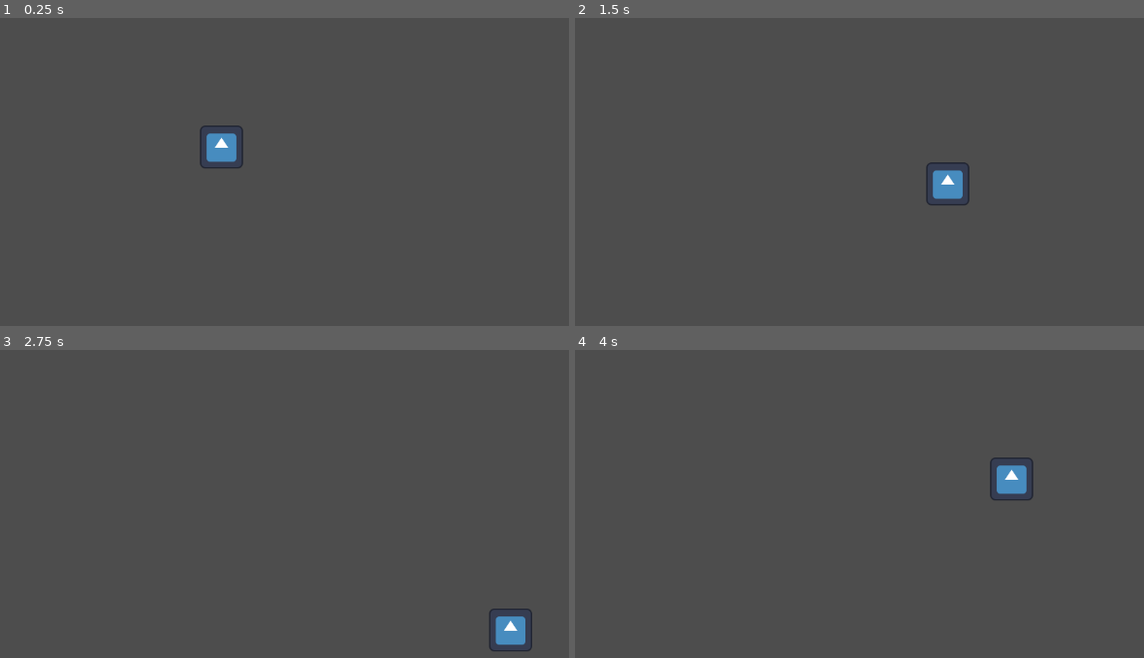
Above: before the commit, frames 1-4 (two rows, left to right).
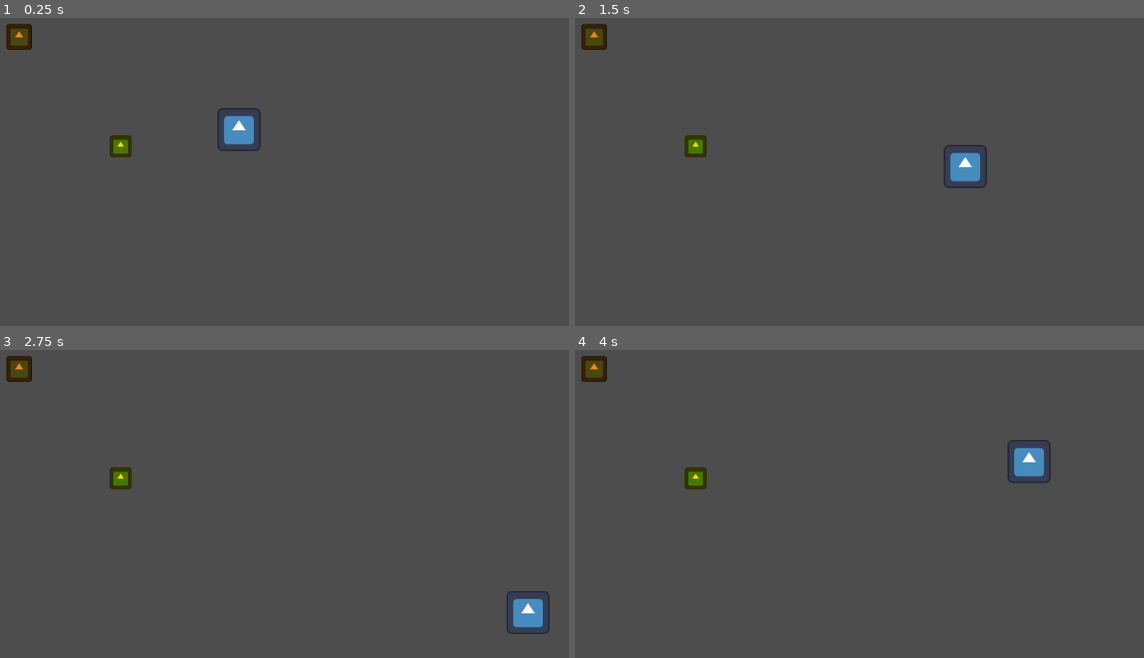
Above: after the commit, the same moments.

Repository: kurushimee/fear-the-weak
Game: Godot game, scene res://scenes/main.tscn
Two runs of this game, one before a commit and one after it. Both use one fixed random seed, a clock stepped at 60 frames per second and the inputs below. The engine's default icon, where the game draws it, is replaced by a stand-in: a white triangle on a blue panel in a dark square.
Inputs:
- Up to frame 1 (0.25 s): no input
- Up to frame 2 (1.5 s): tap Enter at 0.5 s; hold D (move_right) 0.53-1.28 s; hold Space (interact, bound only after the commit) 0.53-1.28 s; hold S (move_down) from 1.28 s (still down); tap Space (interact, bound only after the commit) at 1.35 s
- Up to frame 3 (2.75 s): release S (move_down) at 2.03 s; hold D (move_right) from 2.03 s (still down); hold Space (interact, bound only after the commit) from 2.03 s (still down)
- Up to frame 4 (4 s): release D (move_right) at 2.78 s; release Space (interact, bound only after the commit) at 2.78 s; hold W (move_up) 2.78-3.53 s; tap Space (interact, bound only after the commit) at 2.85 s; hold A (move_left) from 3.53 s (still down); hold Space (interact, bound only after the commit) from 3.53 s (still down)

The runs differ from the first frame. In frame 1, 1.7% of the frame differs, in the area x 1-46%, y 1-49%; in frame 2, 1.7%; in frame 3, 1.7%; in frame 4, 1.7%.

Commit message:
feat: add basic interaction

Diff:
--- a/project.godot
+++ b/project.godot
@@ -10,7 +10,7 @@
 
 [application]
 
-config/name="Fear The Weak"
+config/name="Echoes Whisper"
 run/main_scene="uid://c6frfb6s7uegs"
 config/features=PackedStringArray("4.4", "GL Compatibility")
 config/icon="res://icon.svg"
@@ -49,6 +49,18 @@
 , Object(InputEventJoypadButton,"resource_local_to_scene":false,"resource_name":"","device":-1,"button_index":12,"pressure":0.0,"pressed":true,"script":null)
 ]
 }
+interact={
+"deadzone": 0.5,
+"events": [Object(InputEventKey,"resource_local_to_scene":false,"resource_name":"","device":-1,"window_id":0,"alt_pressed":false,"shift_pressed":false,"ctrl_pressed":false,"meta_pressed":false,"pressed":false,"keycode":0,"physical_keycode":32,"key_label":0,"unicode":32,"location":0,"echo":false,"script":null)
+, Object(InputEventJoypadButton,"resource_local_to_scene":false,"resource_name":"","device":-1,"button_index":0,"pressure":0.0,"pressed":true,"script":null)
+]
+}
+
+[layer_names]
+
+2d_physics/layer_1="World"
+2d_physics/layer_2="Player"
+2d_physics/layer_3="Interactable"
 
 [physics]
 
--- a/scenes/levels/gym.tscn
+++ b/scenes/levels/gym.tscn
@@ -1,3 +1,15 @@
-[gd_scene format=3 uid="uid://jisgdhf1or07"]
+[gd_scene load_steps=3 format=3 uid="uid://jisgdhf1or07"]
+
+[ext_resource type="PackedScene" uid="uid://j8310dctoxdc" path="res://scenes/objects/radio.tscn" id="2_u6nip"]
+[ext_resource type="PackedScene" uid="uid://c3c4tswrdhj0p" path="res://scenes/objects/collectible.tscn" id="3_n4mda"]
 
 [node name="Gym" type="Node2D"]
+
+[node name="Collectible" parent="." instance=ExtResource("3_n4mda")]
+position = Vector2(400, 350)
+
+[node name="Radio" parent="." instance=ExtResource("2_u6nip")]
+position = Vector2(249, 187)
+
+[node name="Camera2D" type="Camera2D" parent="."]
+position = Vector2(550, 350)
--- a/scenes/main.tscn
+++ b/scenes/main.tscn
@@ -7,5 +7,10 @@
 
 [node name="Gym" parent="." instance=ExtResource("1_0wfyh")]
 
+[node name="Radio" parent="Gym" index="1" node_paths=PackedStringArray("player")]
+player = NodePath("../../Player")
+
 [node name="Player" parent="." instance=ExtResource("2_sugp2")]
 position = Vector2(576, 325)
+
+[editable path="Gym"]
--- /dev/null
+++ b/scenes/objects/collectible.tscn
@@ -0,0 +1,29 @@
+[gd_scene load_steps=5 format=3 uid="uid://c3c4tswrdhj0p"]
+
+[ext_resource type="Script" uid="uid://bvmlw55aiyh4s" path="res://scripts/gameplay/objects/collectible.gd" id="1_bcjjy"]
+[ext_resource type="Texture2D" uid="uid://deg7hoorwgpw8" path="res://icon.svg" id="2_yeglt"]
+[ext_resource type="Script" uid="uid://dy178k3wrfhwp" path="res://scripts/gameplay/interactable.gd" id="3_03wdo"]
+
+[sub_resource type="CircleShape2D" id="CircleShape2D_u3jlw"]
+radius = 32.0
+
+[node name="Collectible" type="Area2D"]
+collision_layer = 4
+collision_mask = 2
+script = ExtResource("1_bcjjy")
+
+[node name="CollisionShape2D" type="CollisionShape2D" parent="."]
+shape = SubResource("CircleShape2D_u3jlw")
+
+[node name="Sprite2D" type="Sprite2D" parent="."]
+modulate = Color(1, 0.85098, 0, 1)
+scale = Vector2(0.25, 0.25)
+texture = ExtResource("2_yeglt")
+
+[node name="AudioStreamPlayer" type="AudioStreamPlayer" parent="."]
+
+[node name="Interactable" type="Node" parent="."]
+script = ExtResource("3_03wdo")
+interaction_prompt = "Collect Key"
+
+[connection signal="interacted" from="Interactable" to="." method="_on_interacted"]
--- /dev/null
+++ b/scenes/objects/radio.tscn
@@ -0,0 +1,29 @@
+[gd_scene load_steps=6 format=3 uid="uid://j8310dctoxdc"]
+
+[ext_resource type="Script" uid="uid://bjvlqyxvq1hpf" path="res://scripts/gameplay/objects/radio.gd" id="1_radio"]
+[ext_resource type="Texture2D" uid="uid://deg7hoorwgpw8" path="res://icon.svg" id="2_hrs8c"]
+[ext_resource type="Script" uid="uid://dy178k3wrfhwp" path="res://scripts/gameplay/interactable.gd" id="2_interactable"]
+[ext_resource type="PackedScene" path="res://scenes/ui/radio_minigame_ui.tscn" id="3_minigame"]
+
+[sub_resource type="RectangleShape2D" id="RectangleShape2D_radio1"]
+size = Vector2(32, 32)
+
+[node name="Radio" type="StaticBody2D"]
+collision_layer = 4
+script = ExtResource("1_radio")
+
+[node name="CollisionShape2D" type="CollisionShape2D" parent="."]
+shape = SubResource("RectangleShape2D_radio1")
+
+[node name="Sprite2D" type="Sprite2D" parent="."]
+modulate = Color(1, 0.513726, 0.0823529, 1)
+scale = Vector2(0.3, 0.3)
+texture = ExtResource("2_hrs8c")
+
+[node name="Interactable" type="Node" parent="."]
+script = ExtResource("2_interactable")
+interaction_prompt = "tune radio"
+
+[node name="RadioMinigameUI" parent="." instance=ExtResource("3_minigame")]
+
+[connection signal="interacted" from="Interactable" to="." method="_on_interacted"]
--- a/scenes/player.tscn
+++ b/scenes/player.tscn
@@ -6,13 +6,46 @@
 [sub_resource type="RectangleShape2D" id="RectangleShape2D_u8vuu"]
 size = Vector2(64, 64)
 
+[sub_resource type="CircleShape2D" id="CircleShape2D_s6siq"]
+radius = 150.0
+
+[sub_resource type="LabelSettings" id="LabelSettings_l12u3"]
+font_size = 24
+outline_size = 2
+outline_color = Color(0, 0, 0, 1)
+
 [node name="Player" type="CharacterBody2D"]
+collision_layer = 2
 script = ExtResource("1_g2els")
 
 [node name="CollisionShape2D" type="CollisionShape2D" parent="."]
-rotation = 0.785398
 shape = SubResource("RectangleShape2D_u8vuu")
 
 [node name="Sprite2D" type="Sprite2D" parent="."]
 scale = Vector2(0.5, 0.5)
 texture = ExtResource("1_3vyb7")
+
+[node name="InteractionArea" type="Area2D" parent="."]
+collision_layer = 0
+collision_mask = 4
+
+[node name="CollisionShape2D" type="CollisionShape2D" parent="InteractionArea"]
+shape = SubResource("CircleShape2D_s6siq")
+
+[node name="InteractionRay" type="RayCast2D" parent="."]
+target_position = Vector2(100, 0)
+collision_mask = 4
+hit_from_inside = true
+collide_with_areas = true
+
+[node name="InteractionPrompt" type="Label" parent="."]
+offset_left = -100.0
+offset_top = -100.0
+offset_right = 100.0
+offset_bottom = -74.0
+text = "Press E to interact"
+label_settings = SubResource("LabelSettings_l12u3")
+horizontal_alignment = 1
+
+[connection signal="area_entered" from="InteractionArea" to="." method="_on_area_entered"]
+[connection signal="area_exited" from="InteractionArea" to="." method="_on_area_exited"]
--- /dev/null
+++ b/scenes/ui/radio_minigame_ui.tscn
@@ -0,0 +1,30 @@
+[gd_scene load_steps=2 format=3 uid="uid://radio_minigame"]
+
+[ext_resource type="Script" path="res://scripts/gameplay/ui/radio_minigame_ui.gd" id="1_minigame"]
+
+[node name="RadioMinigameUI" type="Control"]
+layout_mode = 3
+anchors_preset = 15
+anchor_right = 1.0
+anchor_bottom = 1.0
+grow_horizontal = 2
+grow_vertical = 2
+script = ExtResource("1_minigame")
+
+[node name="FrequencyLabel" type="Label" parent="."]
+layout_mode = 1
+anchors_preset = 8
+anchor_left = 0.5
+anchor_top = 0.5
+anchor_right = 0.5
+anchor_bottom = 0.5
+offset_left = -44.0
+offset_top = -50.0
+offset_right = 44.0
+offset_bottom = -24.0
+grow_horizontal = 2
+grow_vertical = 2
+text = "100.0 MHz"
+horizontal_alignment = 1
+
+[node name="FeedbackPlayer" type="AudioStreamPlayer" parent="."]
--- /dev/null
+++ b/scripts/gameplay/interactable.gd
@@ -0,0 +1,19 @@
+class_name Interactable
+extends Node
+
+signal interacted
+signal prompt_changed
+
+@export var interaction_prompt: String = "interact":
+	set = set_prompt
+@export var is_active: bool = true
+
+
+func interact() -> void:
+	if not is_active: return
+	interacted.emit()
+
+
+func set_prompt(prompt: String) -> void:
+	interaction_prompt = prompt
+	prompt_changed.emit()
--- /dev/null
+++ b/scripts/gameplay/objects/collectible.gd
@@ -0,0 +1,8 @@
+extends Area2D
+
+@onready var interactable: Interactable = $Interactable
+
+
+func _on_interacted() -> void:
+	print("Collected a key")
+	interactable.is_active = false
--- /dev/null
+++ b/scripts/gameplay/objects/radio.gd
@@ -0,0 +1,20 @@
+class_name Radio
+extends StaticBody2D
+
+@export var player: CharacterBody2D
+
+@onready var interactable: Interactable = $Interactable
+@onready var minigame_ui: RadioMinigameUI = $RadioMinigameUI
+
+
+func _ready() -> void:
+	minigame_ui.minigame_completed.connect(_on_minigame_completed)
+
+
+func _on_interacted() -> void:
+	player.set_input_enabled(false)
+	minigame_ui.start_minigame()
+
+
+func _on_minigame_completed() -> void:
+	player.set_input_enabled(true)
--- a/scripts/gameplay/player.gd
+++ b/scripts/gameplay/player.gd
@@ -1,16 +1,147 @@
+class_name Player
 extends CharacterBody2D
-
 
 const SPEED = 300.0
 
+static var instance: Player
+
+var last_direction: Vector2 = Vector2.RIGHT
+var current_interactable: Interactable = null
+var is_input_enabled: bool = true
+
+@onready var interaction_area: Area2D = $InteractionArea
+@onready var interaction_ray: RayCast2D = $InteractionRay
+@onready var interaction_prompt: Label = $InteractionPrompt
+
+
+func _ready() -> void:
+	interaction_prompt.visible = false
+
 
 func _physics_process(_delta: float) -> void:
+	if not is_input_enabled:
+		velocity = Vector2.ZERO
+		move_and_slide()
+		return
+
 	# Get the input direction and handle the movement/deceleration.
 	var direction := Input.get_vector(&"move_left", &"move_right", &"move_up", &"move_down").normalized()
 	if direction:
 		velocity = direction * SPEED
+		last_direction = direction
+		# Update interaction ray direction
+		interaction_ray.target_position = last_direction * 100.0
+		interaction_ray.rotation = last_direction.angle()
 	else:
 		velocity.x = move_toward(velocity.x, 0, SPEED)
 		velocity.y = move_toward(velocity.y, 0, SPEED)
 
 	move_and_slide()
+
+	# Check for potential interactables
+	update_interaction()
+
+
+func _input(event: InputEvent) -> void:
+	if not is_input_enabled:
+		return
+
+	if event.is_action_pressed(&"interact") and current_interactable:
+		current_interactable.interact()
+
+
+func update_interaction() -> void:
+	# Check if current interactable is still valid
+	if current_interactable and (!is_instance_valid(current_interactable) or current_interactable.get_parent() == null):
+		interaction_prompt.visible = false
+		current_interactable = null
+
+	var potential_interactable := get_nearest_interactable()
+
+	if potential_interactable != current_interactable:
+		if current_interactable:
+			interaction_prompt.visible = false
+
+		current_interactable = potential_interactable
+
+		if current_interactable and current_interactable.is_active:
+			interaction_prompt.text = current_interactable.interaction_prompt
+			interaction_prompt.visible = true
+	elif current_interactable:
+		# Update visibility based on active status
+		interaction_prompt.visible = current_interactable.is_active
+
+
+func get_nearest_interactable() -> Interactable:
+	# Check if ray is colliding with an interactable area
+	if interaction_ray.is_colliding():
+		var collider := interaction_ray.get_collider()
+
+		# Check if the collider is the InteractionArea of an object
+		if collider is Area2D and collider.get_parent() and collider.get_parent().has_node("Interactable"):
+			return collider.get_parent().get_node("Interactable")
+		# Check if collider has an Interactable directly
+		elif collider and collider.has_node("Interactable"):
+			return collider.get_node("Interactable")
+
+	# Check for interactable areas nearby
+	var interactables := []
+
+	# Check overlapping areas first
+	var areas := interaction_area.get_overlapping_areas()
+
+	for area in areas:
+		var parent := area.get_parent()
+		if parent and parent.has_node("Interactable"):
+			var interactable := parent.get_node("Interactable")
+
+			# Check if in general direction where player is facing
+			var dir_to_area: Vector2 = (parent.global_position - global_position).normalized()
+			var dot_product := dir_to_area.dot(last_direction)
+
+			if dot_product > 0.3: # At least somewhat facing it
+				interactables.append({
+					"interactable": interactable,
+					"distance": global_position.distance_to(parent.global_position)
+				})
+
+	# Then check overlapping bodies
+	var bodies := interaction_area.get_overlapping_bodies()
+
+	for body in bodies:
+		if body.has_node("Interactable"):
+			var interactable := body.get_node("Interactable")
+
+			# Check if in general direction where player is facing
+			var dir_to_body := (body.global_position - global_position).normalized()
+			var dot_product := dir_to_body.dot(last_direction)
+
+			if dot_product > 0.3: # At least somewhat facing it
+				interactables.append({
+					"interactable": interactable,
+					"distance": global_position.distance_to(body.global_position)
+				})
+
+	# Sort by distance and return closest
+	if interactables.size() > 0:
+		interactables.sort_custom(func(a, b): return a.distance < b.distance)
+		return interactables[0].interactable
+
+	return null
+
+
+func _on_area_entered(_area: Area2D) -> void:
+	update_interaction()
+
+
+func _on_area_exited(_area: Area2D) -> void:
+	update_interaction()
+
+
+func set_input_enabled(enabled: bool) -> void:
+	is_input_enabled = enabled
+	if not enabled:
+		velocity = Vector2.ZERO
+		interaction_prompt.visible = false
+	else:
+		update_interaction()
--- /dev/null
+++ b/scripts/gameplay/ui/radio_minigame_ui.gd
@@ -0,0 +1,79 @@
+class_name RadioMinigameUI
+extends Control
+
+signal minigame_completed
+
+const FREQUENCY_MIN: float = 87.5
+const FREQUENCY_MAX: float = 108.0
+const REQUIRED_TIME_ON_FREQUENCY: float = 1.0
+const CURSOR_SPEED: float = 15.0
+const LINE_WIDTH: float = 400.0
+
+var target_frequency: float
+var current_frequency: float
+var time_on_frequency: float
+var is_active: bool = false
+
+@onready var frequency_label: Label = $FrequencyLabel
+@onready var feedback_player: AudioStreamPlayer = $FeedbackPlayer
+
+func _ready() -> void:
+	hide()
+
+
+func _process(delta: float) -> void:
+	if not is_active:
+		return
+
+	if Input.is_action_pressed("move_left"):
+		current_frequency = maxf(FREQUENCY_MIN, current_frequency - delta * CURSOR_SPEED)
+	elif Input.is_action_pressed("move_right"):
+		current_frequency = minf(FREQUENCY_MAX, current_frequency + delta * CURSOR_SPEED)
+	queue_redraw()
+
+	if abs(current_frequency - target_frequency) < 0.1:
+		time_on_frequency += delta
+		if time_on_frequency >= REQUIRED_TIME_ON_FREQUENCY:
+			_complete_minigame()
+	else:
+		time_on_frequency = 0.0
+
+	frequency_label.text = "%.1f MHz" % current_frequency
+
+
+func _draw() -> void:
+	if not is_active:
+		return
+
+	var line_start := Vector2(size.x / 2 - LINE_WIDTH / 2, size.y / 2)
+	var line_end := Vector2(size.x / 2 + LINE_WIDTH / 2, size.y / 2)
+
+	# Draw the frequency line
+	draw_line(line_start, line_end, Color.WHITE, 2.0)
+
+	# Draw the cursor
+	var cursor_x := line_start.x + (current_frequency - FREQUENCY_MIN) / (FREQUENCY_MAX - FREQUENCY_MIN) * LINE_WIDTH
+	var cursor_pos := Vector2(cursor_x, size.y / 2)
+	draw_line(cursor_pos - Vector2(0, 15), cursor_pos + Vector2(0, 15), Color.WHITE, 2.0)
+
+
+func start_minigame() -> void:
+	target_frequency = randf_range(FREQUENCY_MIN, FREQUENCY_MAX)
+	current_frequency = (FREQUENCY_MIN + FREQUENCY_MAX) / 2
+	time_on_frequency = 0.0
+	is_active = true
+	show()
+	queue_redraw()
+	_update_feedback()
+
+
+func _complete_minigame() -> void:
+	is_active = false
+	hide()
+	minigame_completed.emit()
+
+
+func _update_feedback() -> void:
+	var distance: float = abs(current_frequency - target_frequency)
+	# TODO: Implement audio feedback based on distance to target frequency
+	# Lower static/noise as player gets closer to target frequency
Not shown: 1 places in scenes/player.tscn that only renumber resources
Not shown, added: scripts/gameplay/interactable.gd.uid
Not shown, added: scripts/gameplay/objects/collectible.gd.uid
Not shown, added: scripts/gameplay/objects/radio.gd.uid
Not shown, added: scripts/gameplay/ui/radio_minigame_ui.gd.uid
Not shown, added: .cursorignore
Not shown, added: .cursorrules
Not shown, changed: .windsurfrules
Not shown, added: documentation/game-info.md
